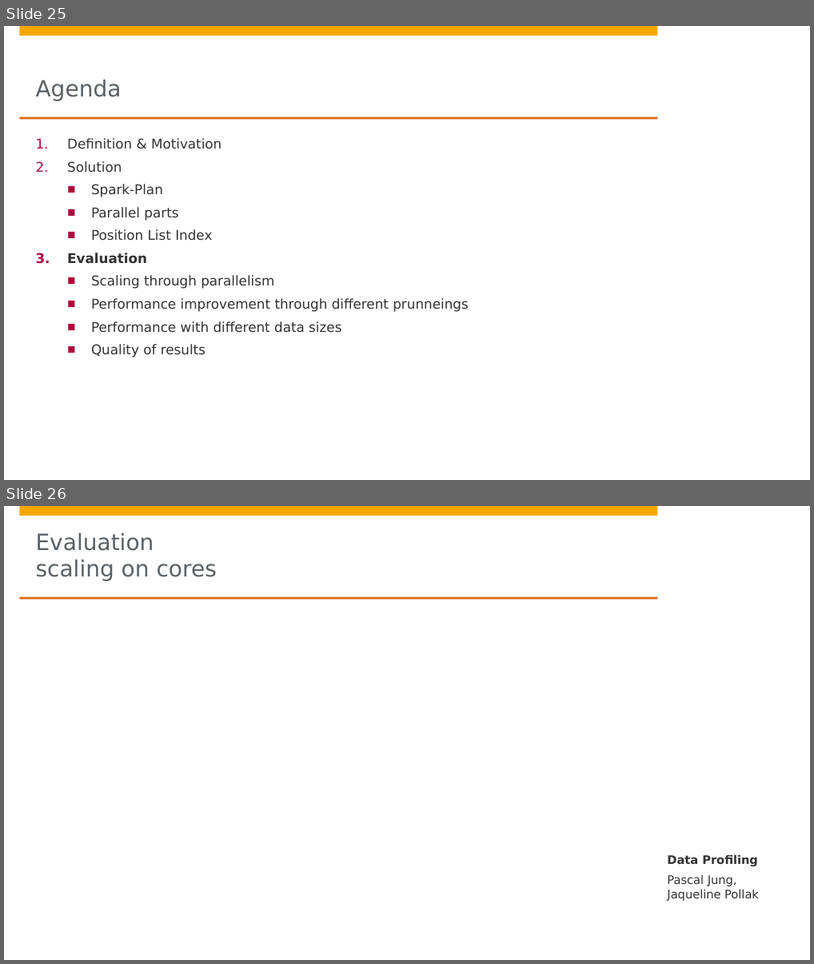
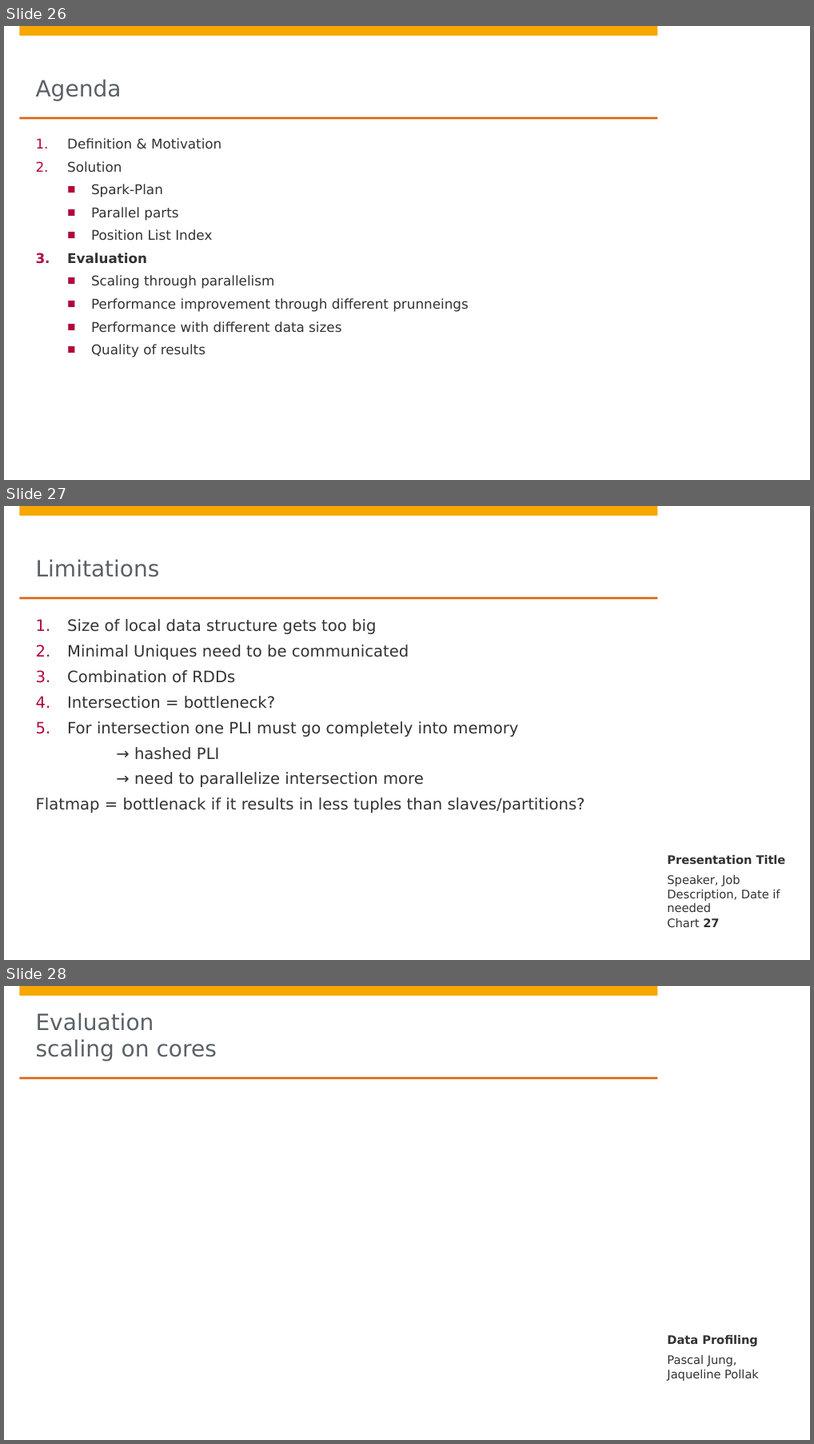
Before and after one commit to DBDA15/data-profiling, a slide deck: presentation.pptx. Shown one above the other, each under a label of ours: slides 25 and 26 before the commit, slides 26, 27 and 28 after it. The pictures are 814x964 and 814x1444 pixels, drawn with LibreOffice and Linux fonts; fonts in the diff are those of the drawing; background and template pictures are left out. Boxes give left, top, right and bottom in pixels: in the first picture for what was removed or moved away, otherwise in the second. Text is boxed around its words. In the diff, an @@ line names an element or a change of style, - is before the commit and + after.

```diff
--- a/presentation.pptx
+++ b/presentation.pptx
@@ slide 27 added at [4, 506, 810, 960], background #FFFFFF; not listed: 4 template elements that a slide beside it also shows @@
@@ title added at [36, 559, 160, 577], 20 pt, text #5A6166 @@
+Limitations
@@ text added at [36, 619, 586, 812], 14 pt, text #323232 @@
+1. Size of local data structure gets too big
+2. Minimal Uniques need to be communicated
+3. Combination of RDDs
+4. Intersection = bottleneck?
+5. For intersection one PLI must go completely into memory
+→ hashed PLI
+→ need to parallelize intersection more
+Flatmap = bottlenack if it results in less tuples than slaves/partitions?
@@ text added at [667, 855, 786, 864], 10.5 pt, text #323232, bold @@
+Presentation Title
@@ text added at [667, 875, 780, 912], 10.5 pt, text #323232 @@
+Speaker, Job Description, Date if needed
@@ page number added at [667, 918, 719, 928], 10.5 pt, text #323232 @@
+Chart 27
@@ what was slide 25 is now slide 26 @@
@@ what was slide 26 is now slide 28 @@
```
Also in this commit, not shown: 1 other slide added.
